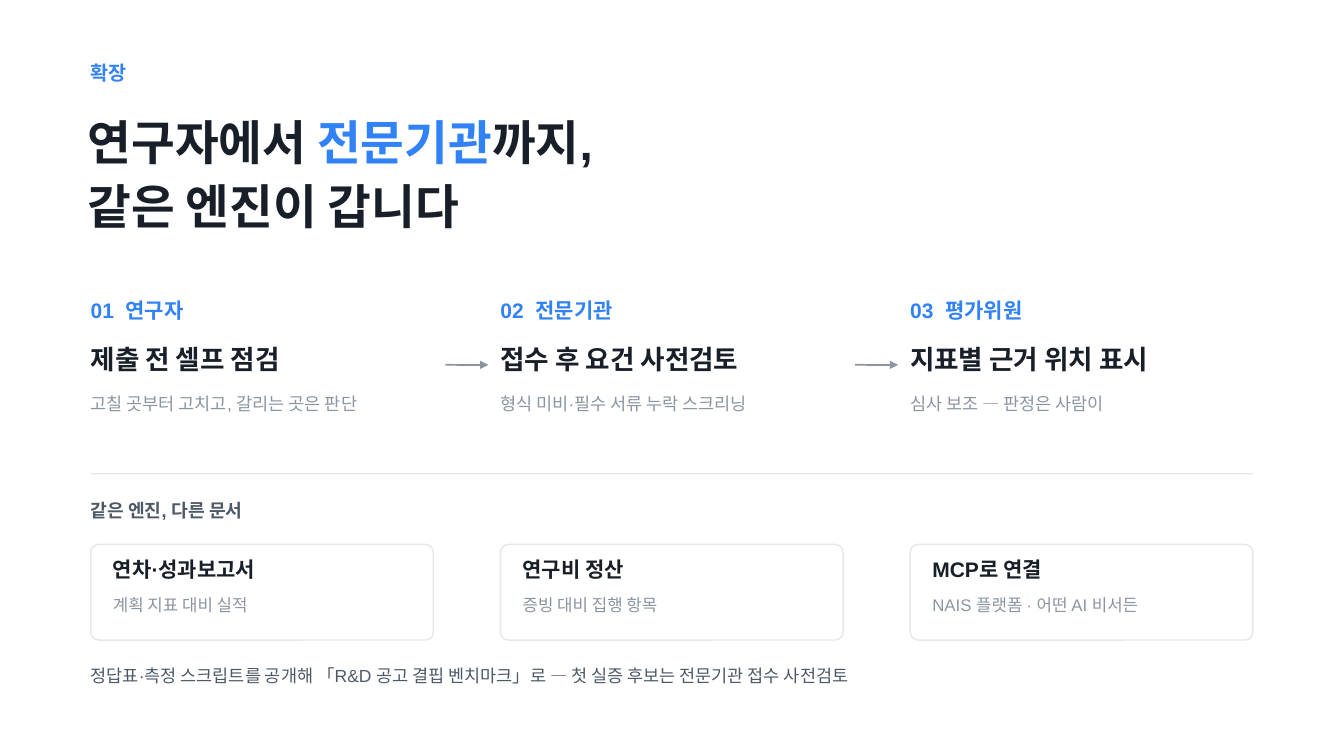
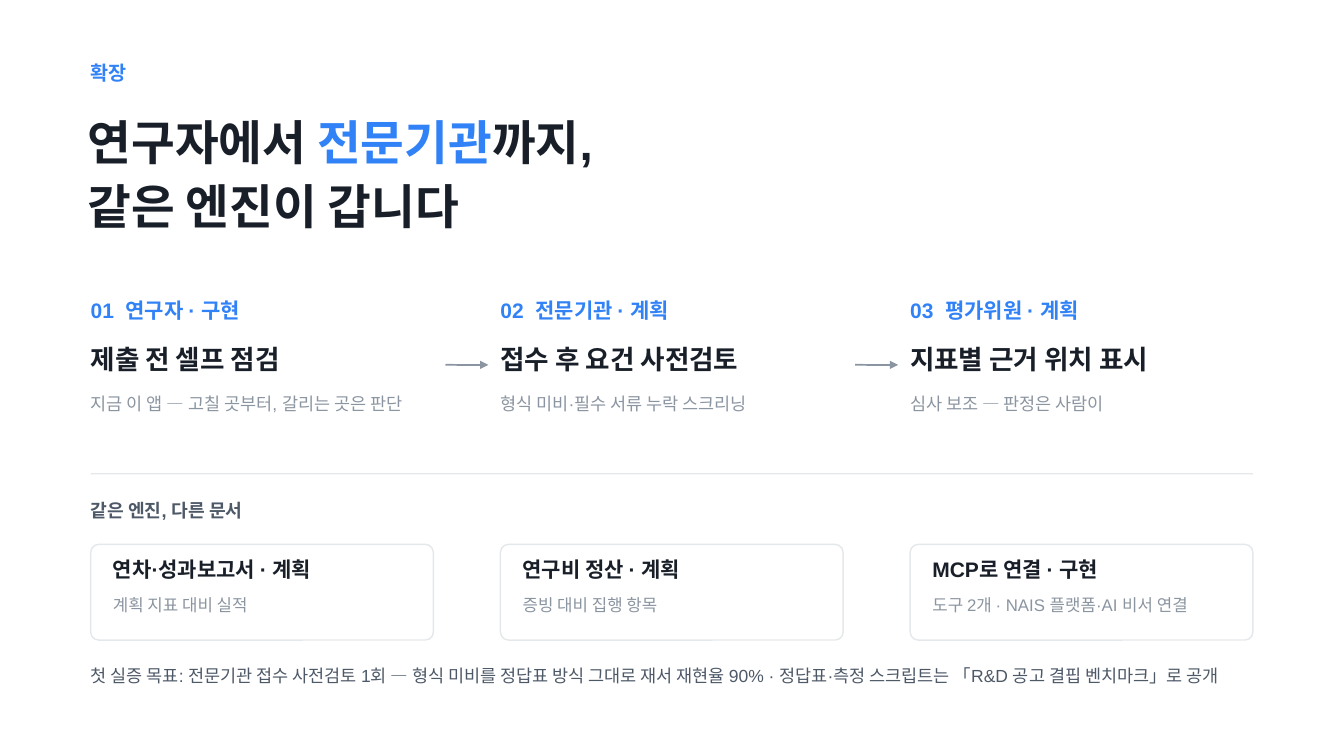
Before and after one commit to Ryugi62/rfp-to-fit, a slide deck: slide 10 of deliver/deck/RFP-to-Fit_루미아.pptx. Drawn at 1344x756 pixels with LibreOffice and Linux fonts; fonts in the diff are those of the drawing. Boxes give left, top, right and bottom in pixels: in the first picture for what was removed or moved away, otherwise in the second. Text is boxed around its words. In the diff, an @@ line names an element or a change of style, - is before the commit and + after.

```diff
--- a/deliver/deck/RFP-to-Fit_루미아.pptx
+++ b/deliver/deck/RFP-to-Fit_루미아.pptx
@@ text at bbox=[91, 300, 240, 320]: text changed @@
-01 연구자
+01 연구자 · 구현
@@ text at bbox=[500, 300, 669, 320]: text changed @@
-02 전문기관
+02 전문기관 · 계획
@@ text at bbox=[910, 300, 1079, 320]: text changed @@
-03 평가위원
+03 평가위원 · 계획
@@ text at bbox=[91, 395, 402, 412]: text changed @@
-고칠 곳부터 고치고, 갈리는 곳은 판단
+지금 이 앱 — 고칠 곳부터, 갈리는 곳은 판단
@@ text at bbox=[113, 559, 312, 579]: text changed @@
-연차·성과보고서
+연차·성과보고서 · 계획
@@ text at bbox=[523, 559, 681, 579]: text changed @@
-연구비 정산
+연구비 정산 · 계획
@@ text at bbox=[932, 559, 1098, 579]: text changed @@
-MCP로 연결
+MCP로 연결 · 구현
@@ text at bbox=[932, 597, 1188, 612]: text changed @@
-NAIS 플랫폼 · 어떤 AI 비서든
+도구 2개 · NAIS 플랫폼·AI 비서 연결
@@ text at bbox=[91, 667, 1219, 684]: text changed @@
-정답표·측정 스크립트를 공개해 「R&D 공고 결핍 벤치마크」로 — 첫 실증 후보는 전문기관 접수 사전검토
+첫 실증 목표: 전문기관 접수 사전검토 1회 — 형식 미비를 정답표 방식 그대로 재서 재현율 90% · 정답표·측정 스크립트는 「R&D 공고 결핍 벤치마크」로 공개
```
Also in this commit, not shown: 9 other slides changed, 39 other files.
